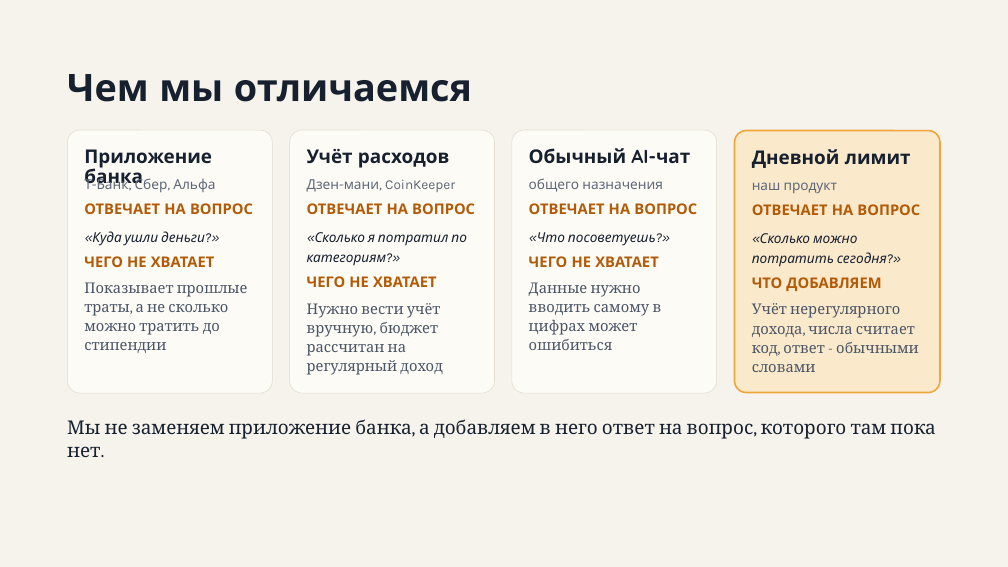
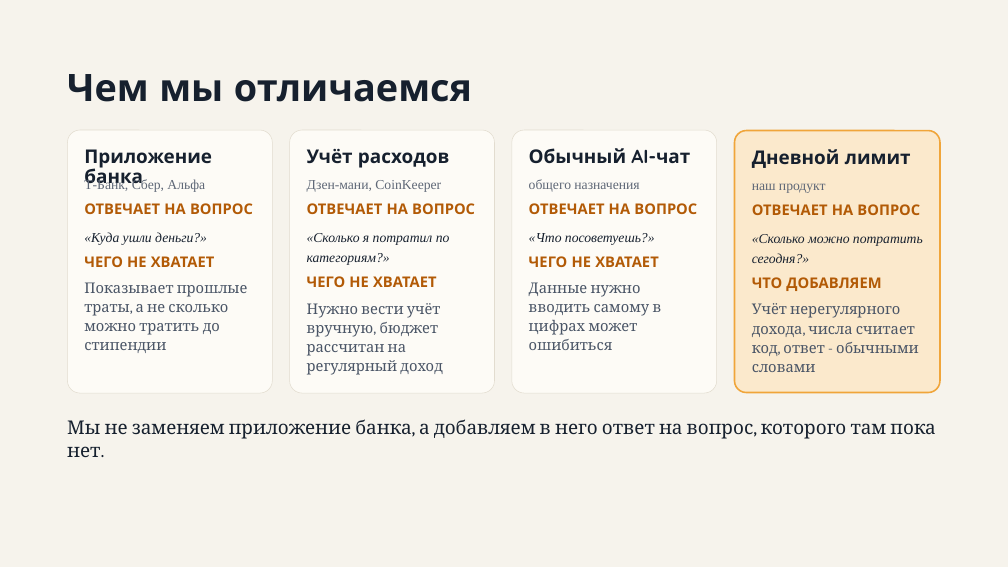
Before and after one commit to Tvorog108/Xakaton_27_09_27, a slide deck: slide 6 of Дневной лимит.pptx. Drawn at 1008x567 pixels with LibreOffice and Linux fonts; fonts in the diff are those of the drawing. Boxes give left, top, right and bottom in pixels: in the first picture for what was removed or moved away, otherwise in the second. Text is boxed around its words. In the diff, an @@ line names an element or a change of style, - is before the commit and + after.

```diff
--- a/Дневной лимит.pptx
+++ b/Дневной лимит.pptx
@@ font Karla to Times New Roman in 8 elements at (84, 178, 205, 192), (84, 232, 207, 245), (307, 180, 441, 192), (307, 233, 450, 265), (529, 179, 639, 192), (529, 233, 655, 245), (752, 183, 826, 193), (752, 234, 923, 263) @@
```
Also in this commit, not shown: 4 other slides changed.
